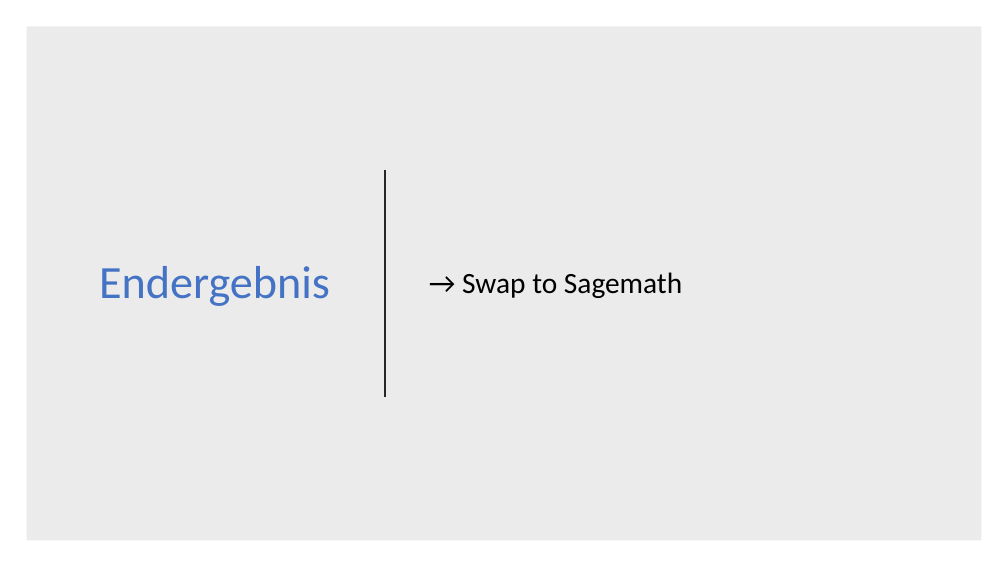
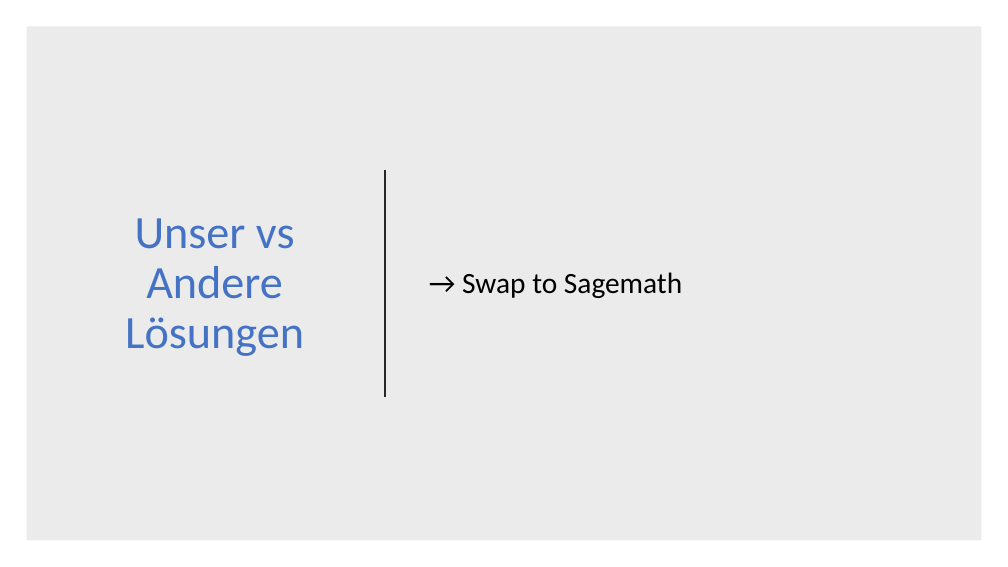
Before and after one commit to DerAlexx/Angewandte-Mathematik, a slide deck: slide 26 of Praktikum_6/Abgabe 6.pptx (slide 25 before the commit). Drawn at 1008x567 pixels with LibreOffice and Linux fonts; fonts in the diff are those of the drawing. Boxes give left, top, right and bottom in pixels: in the first picture for what was removed or moved away, otherwise in the second. Text is boxed around its words. In the diff, an @@ line names an element or a change of style, - is before the commit and + after.

```diff
--- a/Praktikum_6/Abgabe 6.pptx
+++ b/Praktikum_6/Abgabe 6.pptx
@@ title at (x1=125, y1=218, x2=304, y2=356): text changed @@
-Endergebnis
+Unser vs Andere Lösungen
```
Also in this commit, not shown: 5 other slides changed, 4 slides added, 1 slide removed.
